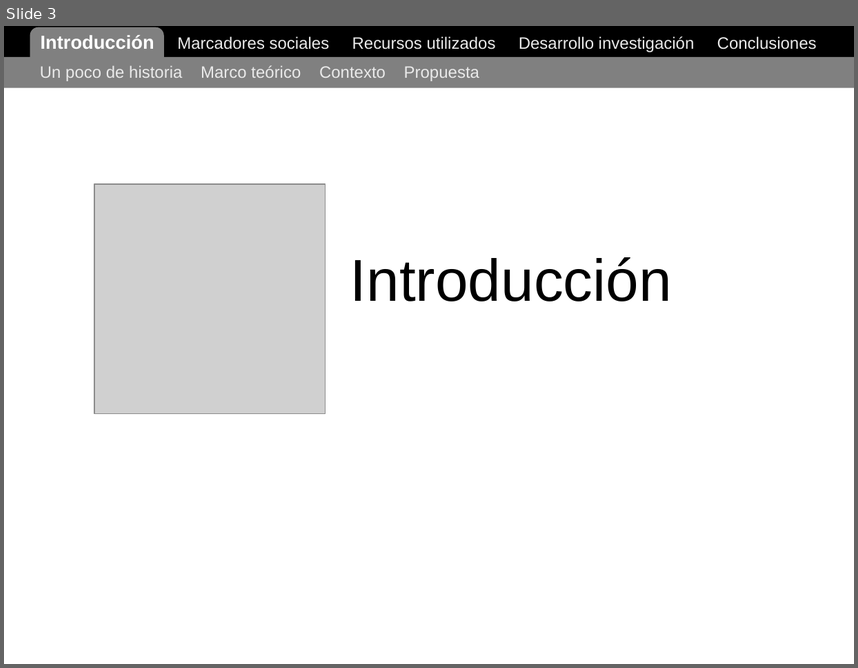
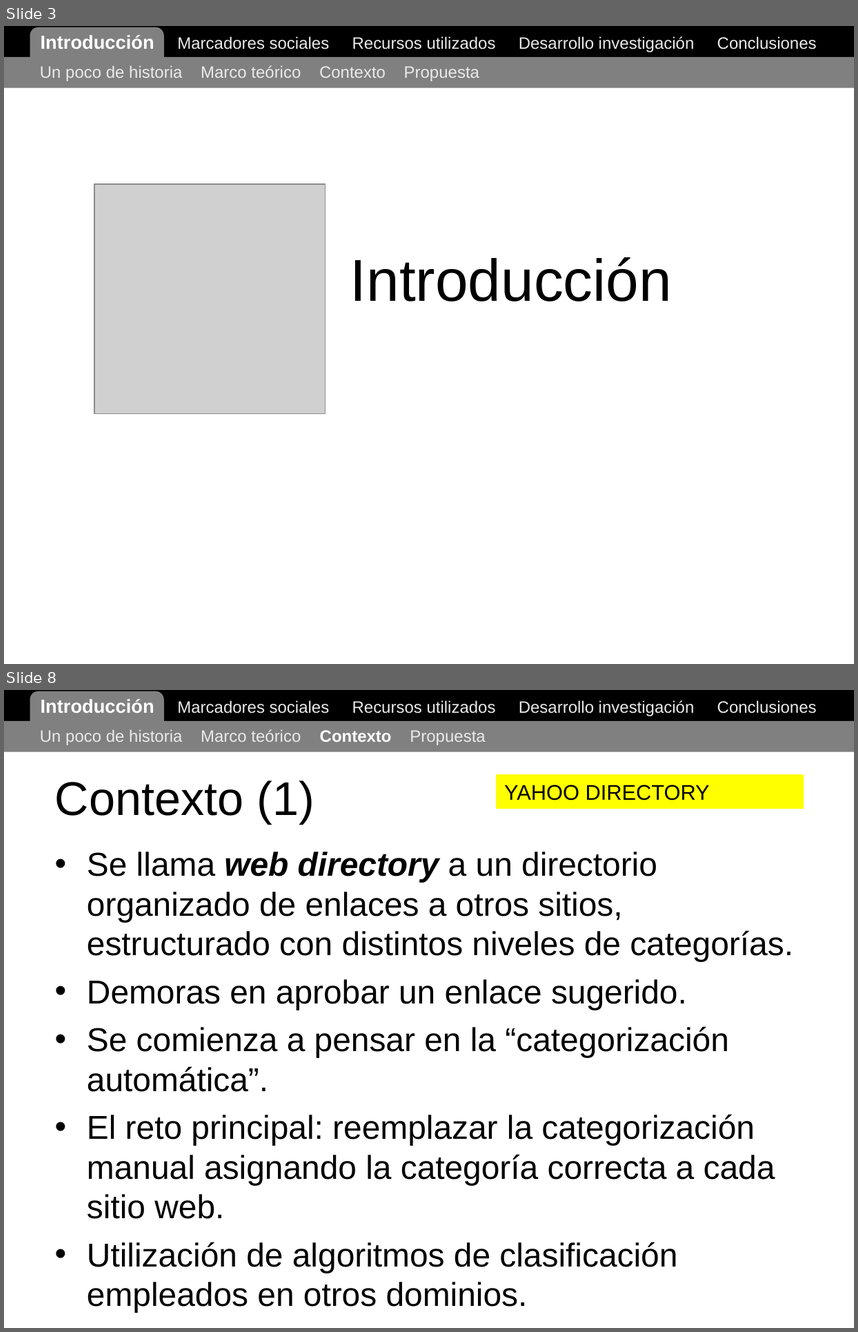
Before and after one commit to ak907kenai/nicotournetesis, a slide deck: docs_trunk/Nicolás Tourné - Presentación Tesis (v1).ppt. Shown one above the other, each under a label of ours: slide 3 before the commit, slides 3 and 8 after it; the slides between them are not shown. The pictures are 858x668 and 858x1332 pixels, drawn with LibreOffice and Linux fonts; fonts in the diff are those of the drawing; grey boxes stand for pictures. Boxes give left, top, right and bottom in pixels: in the first picture for what was removed or moved away, otherwise in the second. Text is boxed around its words. In the diff, an @@ line names an element or a change of style, - is before the commit and + after.

```diff
--- a/docs_trunk/Nicolás Tourné - Presentación Tesis (v1).ppt
+++ b/docs_trunk/Nicolás Tourné - Presentación Tesis (v1).ppt
@@ slide 8 added at [4,690,854,1328], background #FFFFFF @@
@@ rectangle added at [4,690,854,720], fill #000000, outline #000000 0.74 pt @@
@@ rounded rectangle added at [30,691,165,741], fill #808080 @@
@@ text added at [41,699,817,716], 14 pt, text #EAEAEA @@
+Introducción Marcadores sociales Recursos utilizados Desarrollo investigación Conclusiones
@@ rectangle added at [4,720,854,751], fill #808080 @@
@@ text added at [40,729,485,745], 14 pt, text #EAEAEA @@
+Un poco de historia Marco teórico Contexto Propuesta
@@ title added at [55,780,314,824], 40 pt, text #000000 @@
+Contexto (1)
@@ rectangle added at [496,774,804,808], fill #FFFF00, 18 pt, text #000000 @@
+YAHOO DIRECTORY
@@ text added at [87,851,793,1312], 28 pt, text #000000 @@
+• Se llama web directory a un directorio organizado de enlaces a otros sitios, estructurado con distintos niveles de categorías.
+• Demoras en aprobar un enlace sugerido.
+• Se comienza a pensar en la “categorización automática”.
+• El reto principal: reemplazar la categorización manual asignando la categoría correcta a cada sitio web.
+• Utilización de algoritmos de clasificación empleados en otros dominios.
```
Also in this commit, not shown: 6 slides changed, 16 other slides added, 2 other files.
